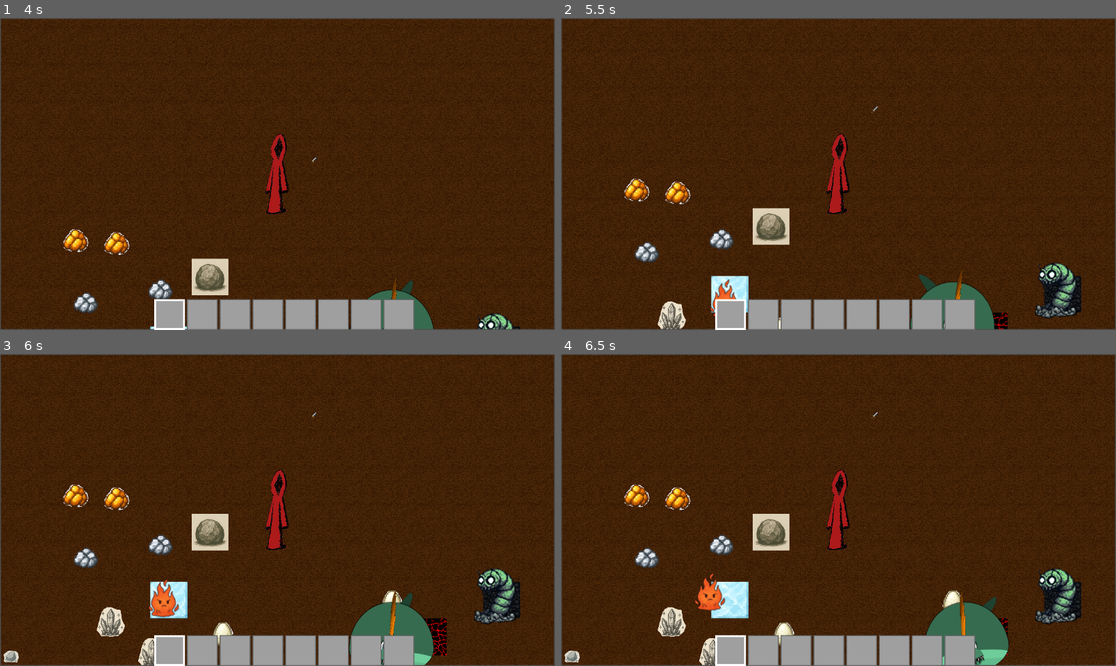
Above: before the commit, frames 1-4 (two rows, left to right).
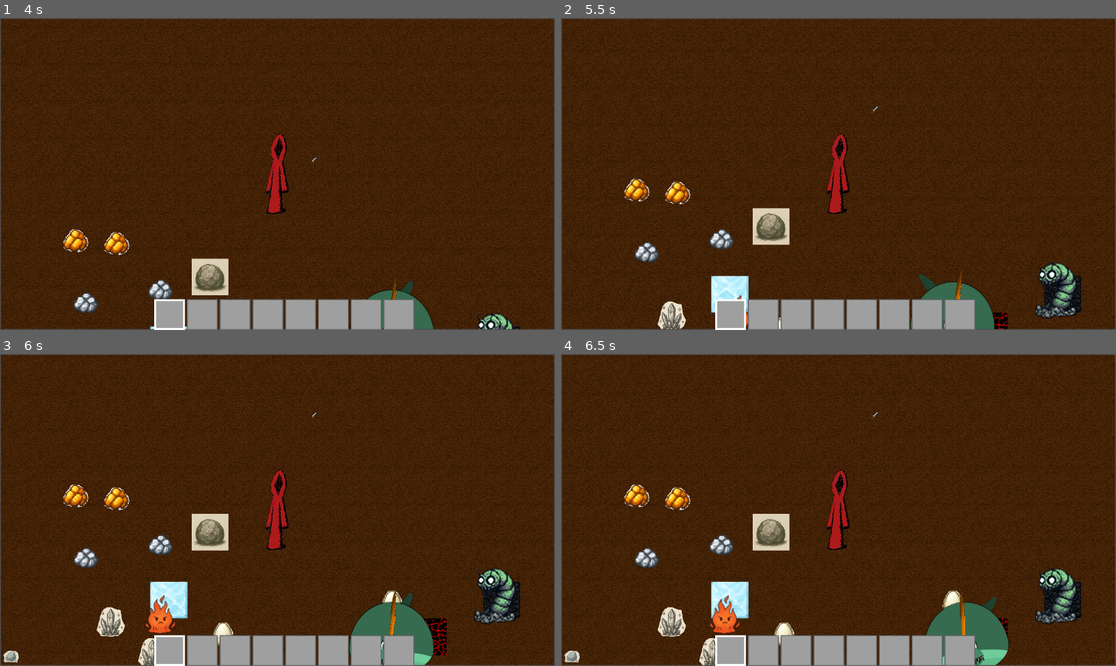
Above: after the commit, the same moments.

Repository: aaronjmcd2/ecomonster-project
Game: Godot game, scene res://scenes/Main.tscn
Same seed, same stepped clock (60 frames per second), same inputs: the game is played once before the commit and once after it.
Inputs (mouse positions are in pixels of both pictures, inside the frame that each line leads up to):
- Up to frame 1 (4 s): drag from (172, 314) to (394, 161) at 0.52 s; drag from (199, 314) to (394, 161) at 1.27 s; move the mouse to (233, 314) at 2.02 s; hold Right (ui_right) 2.03-2.75 s; hold Space (use_item) 2.03-2.75 s; click (233, 314) at 2.17 s; drag from (266, 314) to (160, 289) at 2.77 s; drag from (299, 314) to (83, 301) at 3.52 s
- Up to frame 2 (5.5 s): drag from (894, 314) to (644, 301) at 4.27 s; tap Enter at 5 s; move the mouse to (927, 314) at 5.02 s; hold Down (ui_down) from 5.03 s (still down); hold Space (use_item) from 5.03 s (still down); click (927, 314) at 5.17 s
- Up to frame 3 (6 s): release Down (ui_down) at 5.75 s; release Space (use_item) at 5.75 s; drag from (399, 650) to (83, 559) at 5.77 s
- Up to frame 4 (6.5 s): no input

Frame 1 is identical in both runs. In frame 2, 0.2% of the frame differs, in the area x 26-34%, y 83-99%; in frame 3, 0.6%; in frame 4, 0.7%, in the area x 24-33%, y 70-90%.

Commit message:
FireElemental rename to Elemental

Diff:
--- a/scripts/FireElemental.gd
+++ b/creatures/elemental/base/Elemental.gd
@@ -5,12 +5,12 @@
 extends CharacterBody2D
 
 # === Modules ===
-@onready var init_module = preload("res://modules/MonsterHelperModules/FireElementalHelperModules/FireElementalInitModule.gd").new()
-@onready var movement_module = preload("res://modules/MonsterHelperModules/FireElementalHelperModules/FireElementalMovementModule.gd").new()
-@onready var search_module = preload("res://modules/MonsterHelperModules/FireElementalHelperModules/FireElementalSearchModule.gd").new()
-@onready var conversion_module = preload("res://modules/MonsterHelperModules/FireElementalHelperModules/FireElementalConversionModule.gd").new()
-@onready var stats_module = preload("res://modules/MonsterHelperModules/FireElementalHelperModules/FireElementalStatsModule.gd").new()
-@onready var ui_module = preload("res://modules/MonsterHelperModules/FireElementalHelperModules/FireElementalUIModule.gd").new()
+@onready var init_module = preload("res://creatures/elemental/base/InitModule.gd").new()
+@onready var movement_module = preload("res://creatures/elemental/base/MovementModule.gd").new()
+@onready var search_module = preload("res://creatures/elemental/base/SearchModule.gd").new()
+@onready var conversion_module = preload("res://creatures/elemental/base/ConversionModule.gd").new()
+@onready var stats_module = preload("res://creatures/elemental/base/StatsModule.gd").new()
+@onready var ui_module = preload("res://creatures/elemental/base/UIModule.gd").new()
 
 # === Existing dependencies ===
 @onready var EfficiencyTracker := preload("res://scripts/MonsterHelperScripts/EfficiencyTracker.gd").new()
--- a/scenes/FireElemental.tscn
+++ b/creatures/elemental/base/Elemental.tscn
@@ -1,6 +1,6 @@
 [gd_scene load_steps=5 format=3 uid="uid://dmu5gj4pq8apf"]
 
-[ext_resource type="Script" uid="uid://c8pam7rqh754n" path="res://scripts/FireElemental.gd" id="1_84vng"]
+[ext_resource type="Script" uid="uid://c8pam7rqh754n" path="res://creatures/elemental/base/Elemental.gd" id="1_84vng"]
 [ext_resource type="Texture2D" uid="uid://c2efpqjg6600s" path="res://sprites/Monsters/FireElemental.png" id="2_1x2w1"]
 [ext_resource type="Script" uid="uid://8ui1tawala6c" path="res://scripts/SearchRadiusDisplay.gd" id="3_1x2w1"]
 
--- a/scenes/Main.tscn
+++ b/scenes/Main.tscn
@@ -14,7 +14,7 @@
 [ext_resource type="PackedScene" uid="uid://uyxcqd1w6ubl" path="res://items/drops/ores/GoldOreDrop.tscn" id="11_bjd11"]
 [ext_resource type="PackedScene" uid="uid://diaywsr5x8gc8" path="res://scenes/CoalWorm.tscn" id="12_bjd11"]
 [ext_resource type="PackedScene" uid="uid://b3bxyl8rwjxkt" path="res://items/drops/resources/Melon.tscn" id="13_qmy6f"]
-[ext_resource type="PackedScene" uid="uid://dmu5gj4pq8apf" path="res://scenes/FireElemental.tscn" id="15_3p2gp"]
+[ext_resource type="PackedScene" uid="uid://dmu5gj4pq8apf" path="res://creatures/elemental/base/Elemental.tscn" id="15_3p2gp"]
 [ext_resource type="PackedScene" uid="uid://dg4ipcd10yxmr" path="res://items/drops/resources/Stone.tscn" id="16_ft6cd"]
 [ext_resource type="PackedScene" uid="uid://bcxfy3fqhhdx3" path="res://items/drops/resources/Boulder.tscn" id="17_bb450"]
 
Renamed: modules/MonsterHelperModules/FireElementalHelperModules/FireElementalConversionModule.gd -> creatures/elemental/base/ConversionModule.gd
Renamed: modules/MonsterHelperModules/FireElementalHelperModules/FireElementalConversionModule.gd.uid -> creatures/elemental/base/ConversionModule.gd.uid
Renamed: scripts/FireElemental.gd.uid -> creatures/elemental/base/Elemental.gd.uid
Renamed: modules/MonsterHelperModules/FireElementalHelperModules/FireElementalModulesGuide.txt -> creatures/elemental/base/ElementalModulesGuide.txt
Renamed: modules/MonsterHelperModules/FireElementalHelperModules/FireElementalInitModule.gd -> creatures/elemental/base/InitModule.gd
Renamed: modules/MonsterHelperModules/FireElementalHelperModules/FireElementalInitModule.gd.uid -> creatures/elemental/base/InitModule.gd.uid
Renamed: modules/MonsterHelperModules/FireElementalHelperModules/FireElementalMovementModule.gd -> creatures/elemental/base/MovementModule.gd
Renamed: modules/MonsterHelperModules/FireElementalHelperModules/FireElementalMovementModule.gd.uid -> creatures/elemental/base/MovementModule.gd.uid
Renamed: modules/MonsterHelperModules/FireElementalHelperModules/FireElementalSearchModule.gd -> creatures/elemental/base/SearchModule.gd
Renamed: modules/MonsterHelperModules/FireElementalHelperModules/FireElementalSearchModule.gd.uid -> creatures/elemental/base/SearchModule.gd.uid
Renamed: modules/MonsterHelperModules/FireElementalHelperModules/FireElementalStatsModule.gd -> creatures/elemental/base/StatsModule.gd
Renamed: modules/MonsterHelperModules/FireElementalHelperModules/FireElementalStatsModule.gd.uid -> creatures/elemental/base/StatsModule.gd.uid
(and 2 more such lines)
